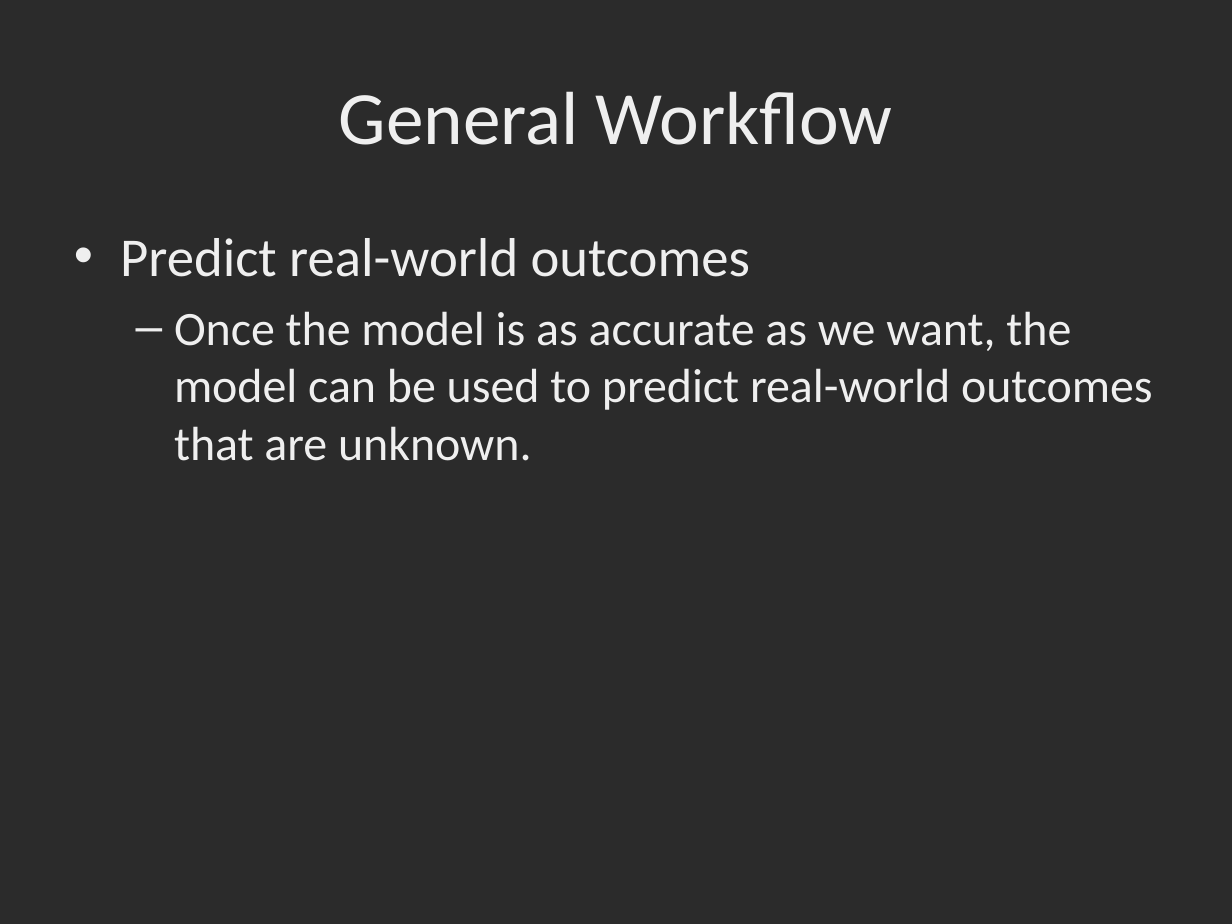
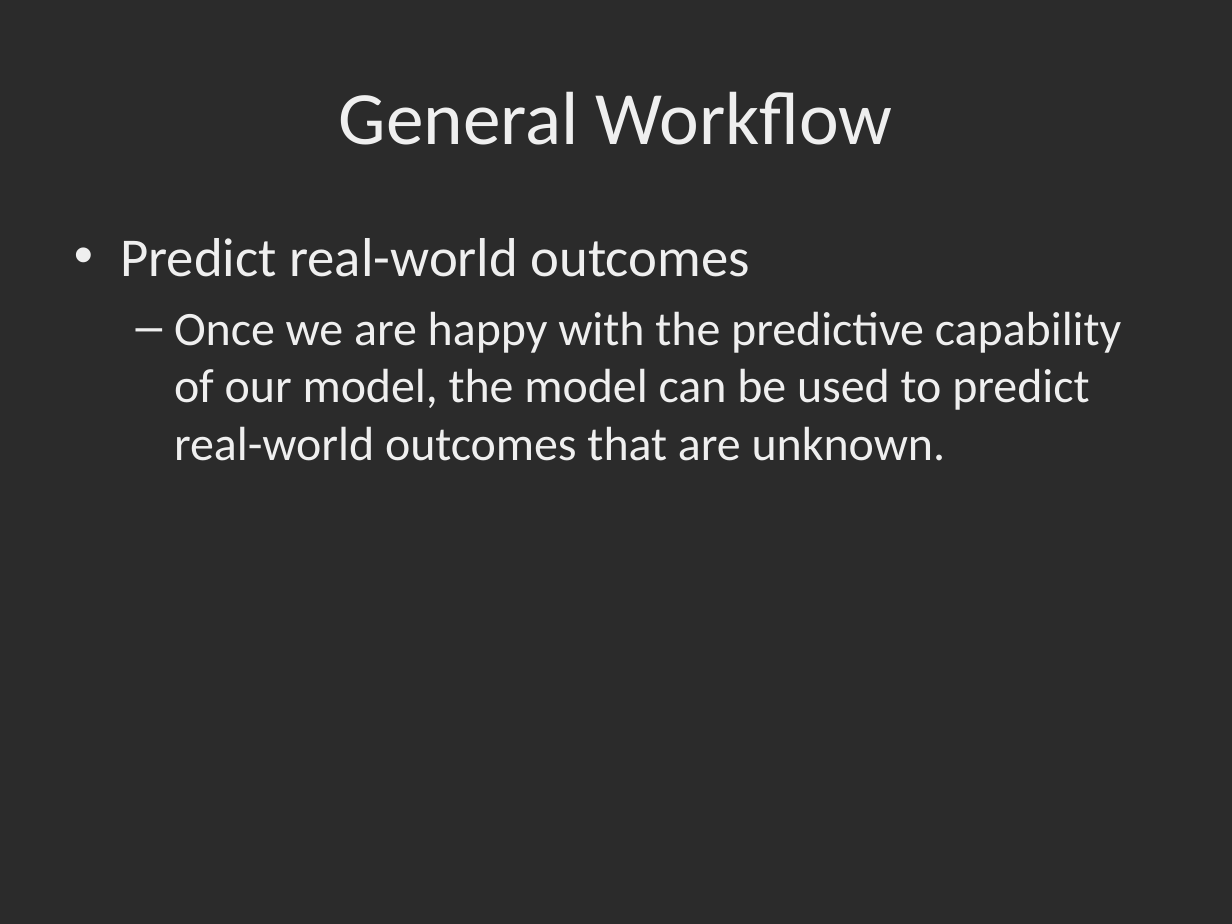
Before and after one commit to dbowmans46/PracticalProgramming, a slide deck: slide 32 of Session 7 - Python/Instructional Material/Session 7 - Python Brief Intro to Machine Learning with Scikit Learn.pptx (slide 27 before the commit). Drawn at 1232x924 pixels with LibreOffice and Linux fonts; fonts in the diff are those of the drawing; background and template pictures are left out; a plain dark background stands for a picture behind light text. Boxes give left, top, right and bottom in pixels: in the first picture for what was removed or moved away, otherwise in the second. Text is boxed around its words. In the diff, an @@ line names an element or a change of style, - is before the commit and + after.

```diff
--- a/Session 7 - Python/Instructional Material/Session 7 - Python Brief Intro to Machine Learning with Scikit Learn.pptx
+++ b/Session 7 - Python/Instructional Material/Session 7 - Python Brief Intro to Machine Learning with Scikit Learn.pptx
@@ text at (x1=174, y1=311, x2=1122, y2=461): text changed @@
-  – Once the model is as accurate as we want, the model can be used to predict real-world outcomes that are unknown.
+  – Once we are happy with the predictive capability of our model, the model can be used to predict real-world outcomes that are unknown.
```
Also in this commit, not shown: 16 other slides changed, 12 slides added, 1 other file.
